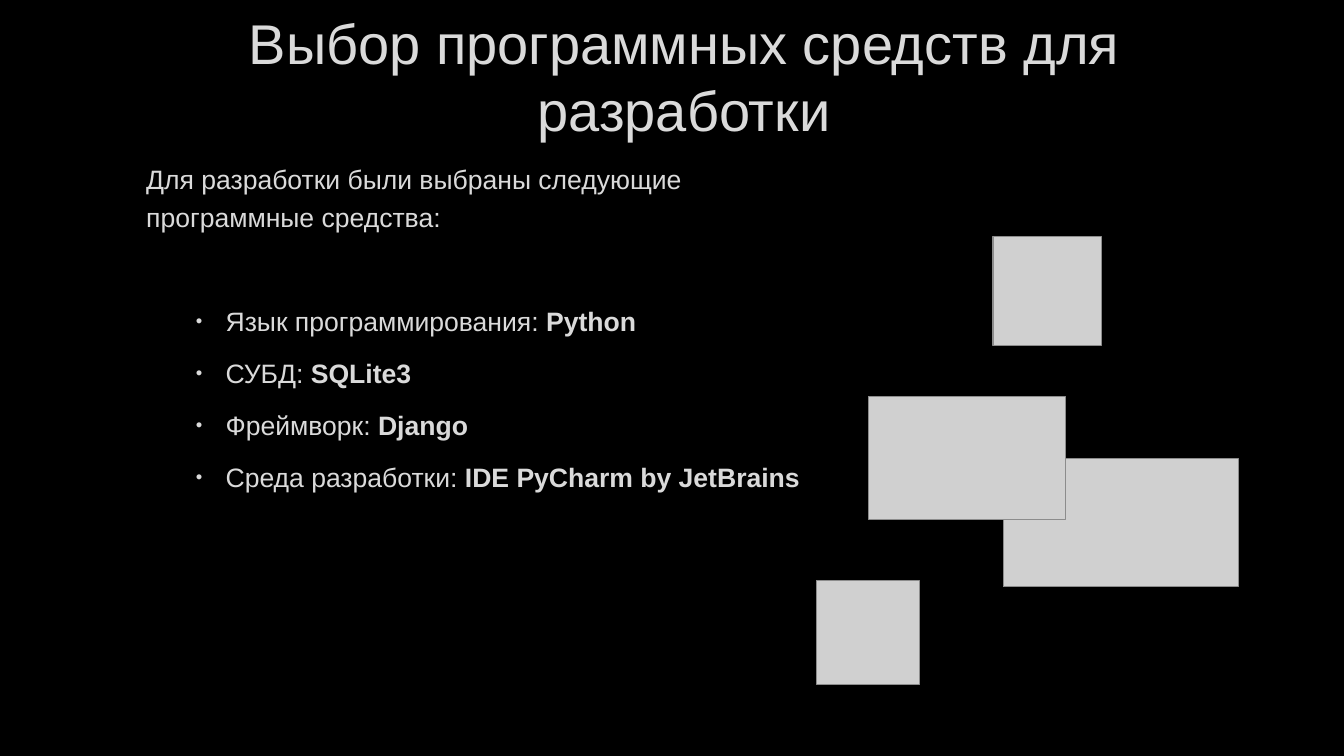
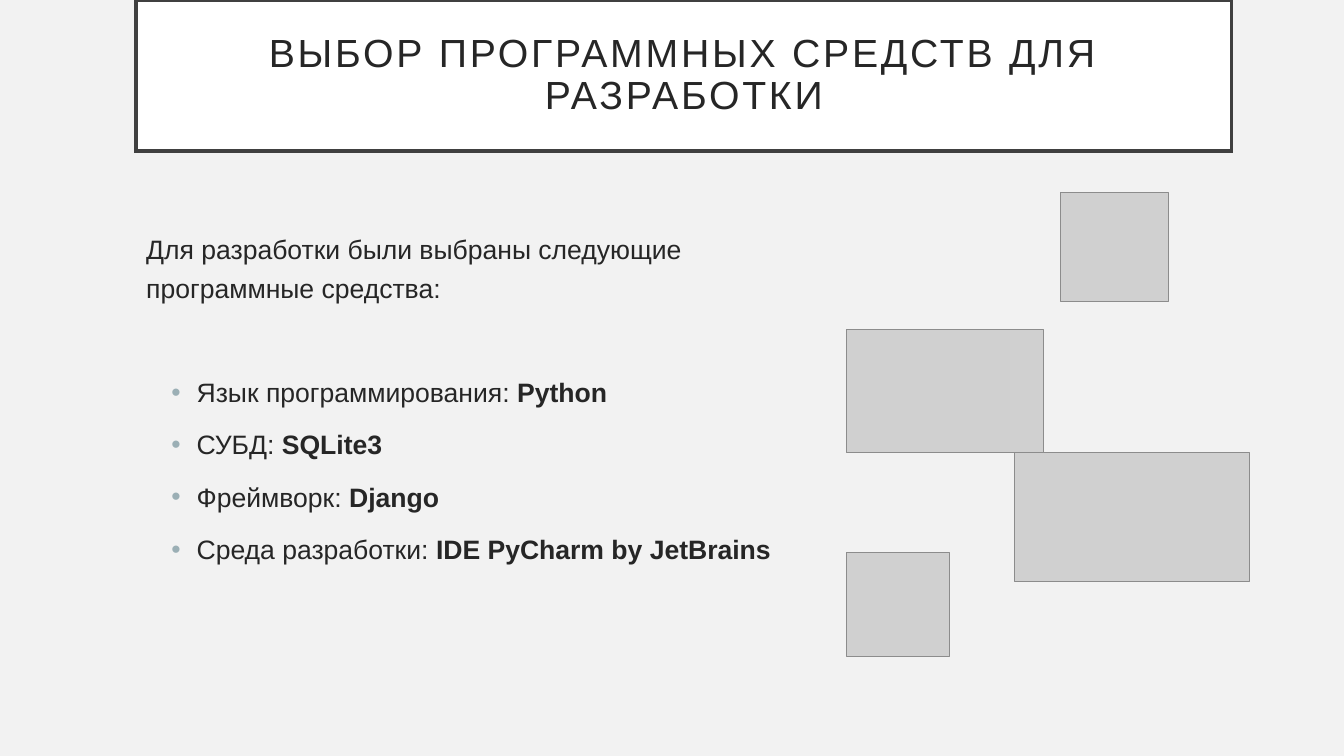
Before and after one commit to PolMarzia/diplom, a slide deck: slide 6 of Prez.pptx. Drawn at 1344x756 pixels with LibreOffice and Linux fonts; fonts in the diff are those of the drawing; grey boxes stand for pictures; background and template pictures are left out. Boxes give left, top, right and bottom in pixels: in the first picture for what was removed or moved away, otherwise in the second. Text is boxed around its words. In the diff, an @@ line names an element or a change of style, - is before the commit and + after.

```diff
--- a/Prez.pptx
+++ b/Prez.pptx
@@ background picture (left out) to #F2F2F2 @@
@@ title "ВЫБОР ПРОГРАММНЫХ СРЕДСТВ ДЛЯ РАЗРАБОТКИ": place and size @@
-title "ВЫБОР ПРОГРАММНЫХ СРЕДСТВ ДЛЯ РАЗРАБОТКИ" at <box>249,23,1119,141</box>
+title "ВЫБОР ПРОГРАММНЫХ СРЕДСТВ ДЛЯ РАЗРАБОТКИ" at <box>136,0,1232,151</box>
@@ title "ВЫБОР ПРОГРАММНЫХ СРЕДСТВ ДЛЯ РАЗРАБОТКИ" at <box>136,0,1232,151</box>: fill none to #FFFFFF; outline none to #404040 2.5 pt @@
@@ title at <box>269,39,1095,110</box>: text changed; size 40 to 28 pt; text colour #DADADA to #262626 @@
-Выбор программных средств для разработки
+ВЫБОР ПРОГРАММНЫХ СРЕДСТВ ДЛЯ РАЗРАБОТКИ
@@ picture: place and size @@
-picture at <box>993,237,1102,346</box>
+picture at <box>1061,193,1170,301</box>
@@ text "Для разработки были выбраны следующие ...": place and size @@
-text "Для разработки были выбраны следующие ..." at <box>146,169,800,493</box>
+text "Для разработки были выбраны следующие ..." at <box>146,239,771,564</box>
@@ text "Для разработки были выбраны следующие ..." at <box>146,239,771,564</box>: text colour #DADADA to #262626, letter outline #404040 0.75 pt to none; indent changed; bullet colour #DADADA to #9BAFB5 @@
@@ picture: place and size @@
-picture at <box>869,396,1067,519</box>
+picture at <box>846,330,1044,453</box>
@@ picture: place and size @@
-picture at <box>1003,458,1238,587</box>
+picture at <box>1015,453,1250,582</box>
@@ picture: place and size @@
-picture at <box>817,581,921,685</box>
+picture at <box>846,553,950,656</box>
```
Also in this commit, not shown: 15 other slides changed, 2 other files.
